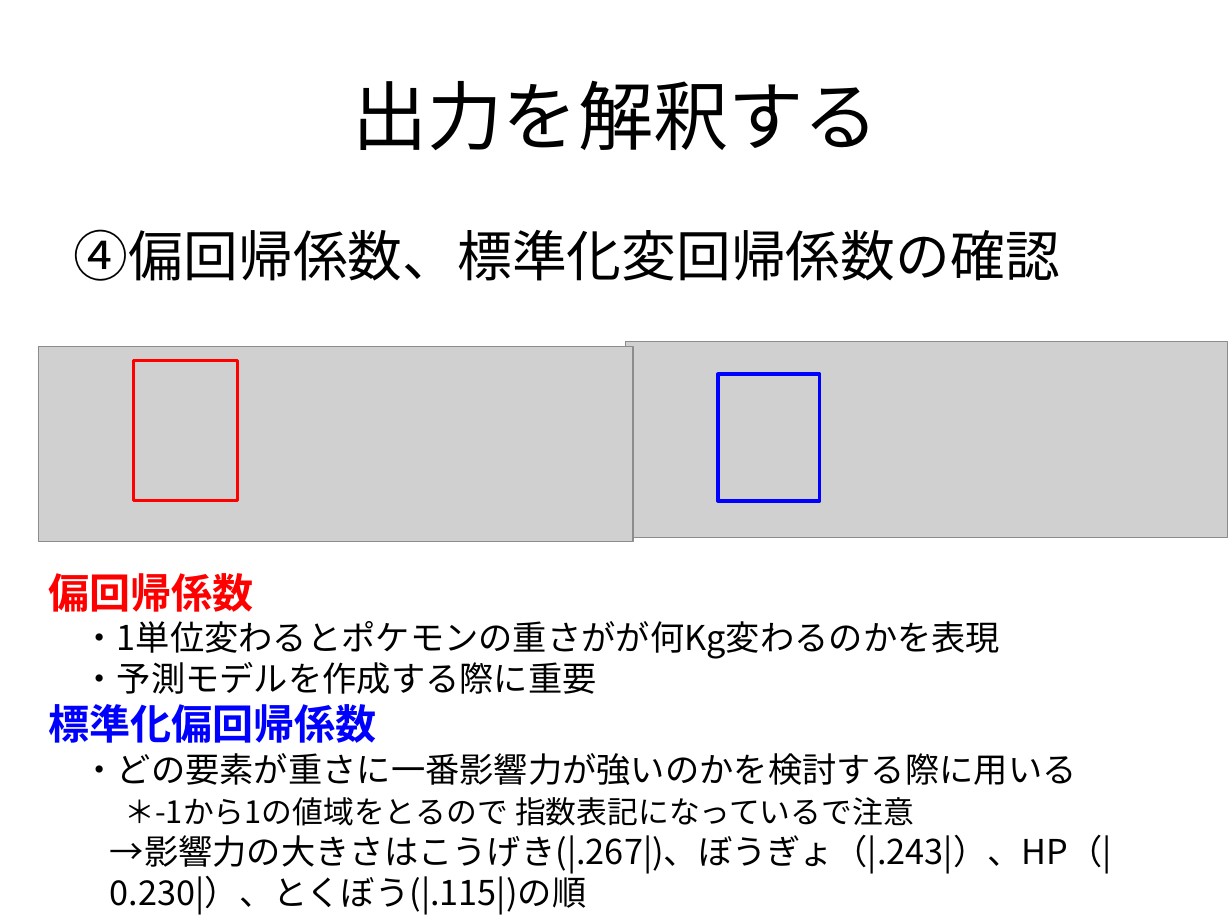
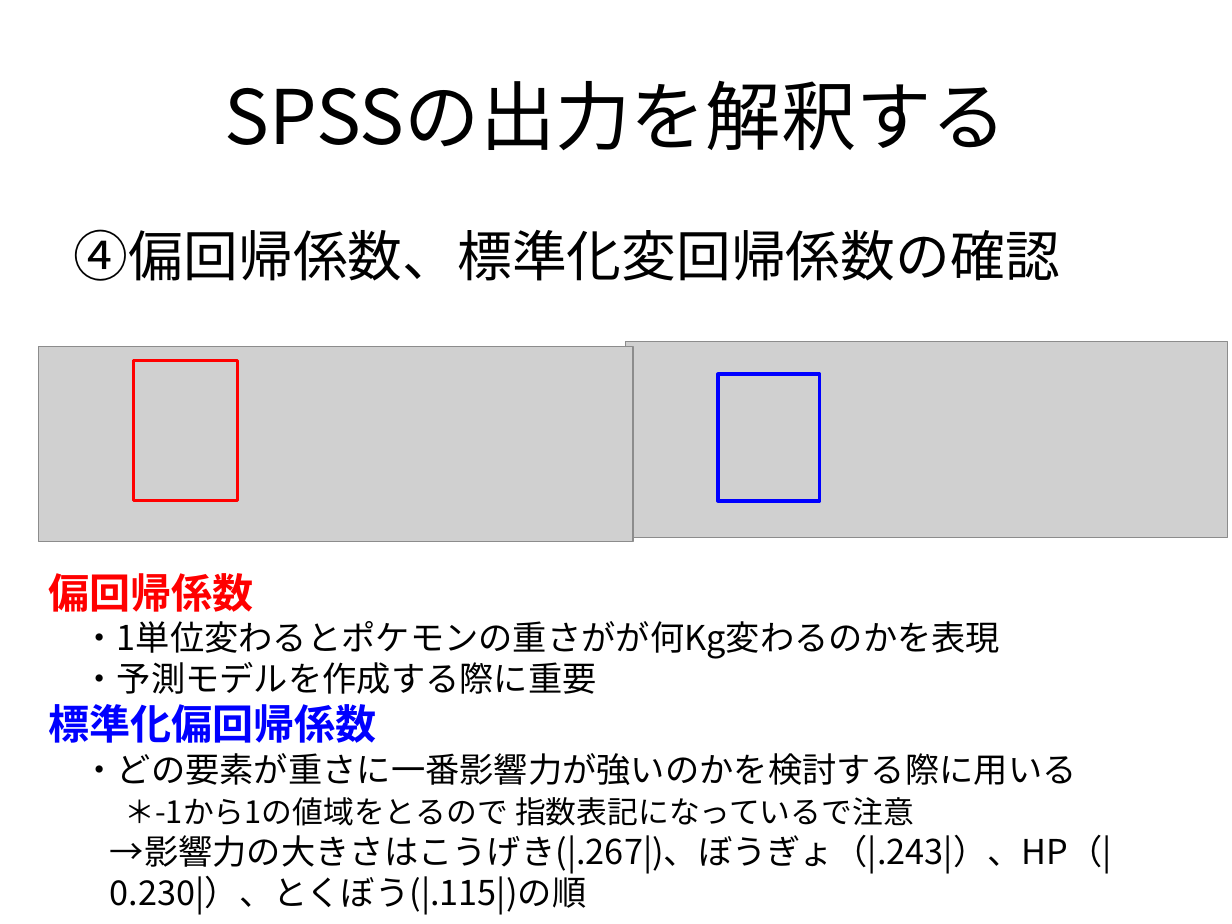
Before and after one commit to MakotoASAOKA/IES2023_Week14, a slide deck: slide 51 of week14_regression.pptx. Drawn at 1232x924 pixels with LibreOffice and Linux fonts; fonts in the diff are those of the drawing; grey boxes stand for pictures. Boxes give left, top, right and bottom in pixels: in the first picture for what was removed or moved away, otherwise in the second. Text is boxed around its words. In the diff, an @@ line names an element or a change of style, - is before the commit and + after.

```diff
--- a/week14_regression.pptx
+++ b/week14_regression.pptx
@@ title at [224,80,1007,150]: text changed @@
-出力を解釈する
+SPSSの出力を解釈する
```
Also in this commit, not shown: 7 other slides changed.
